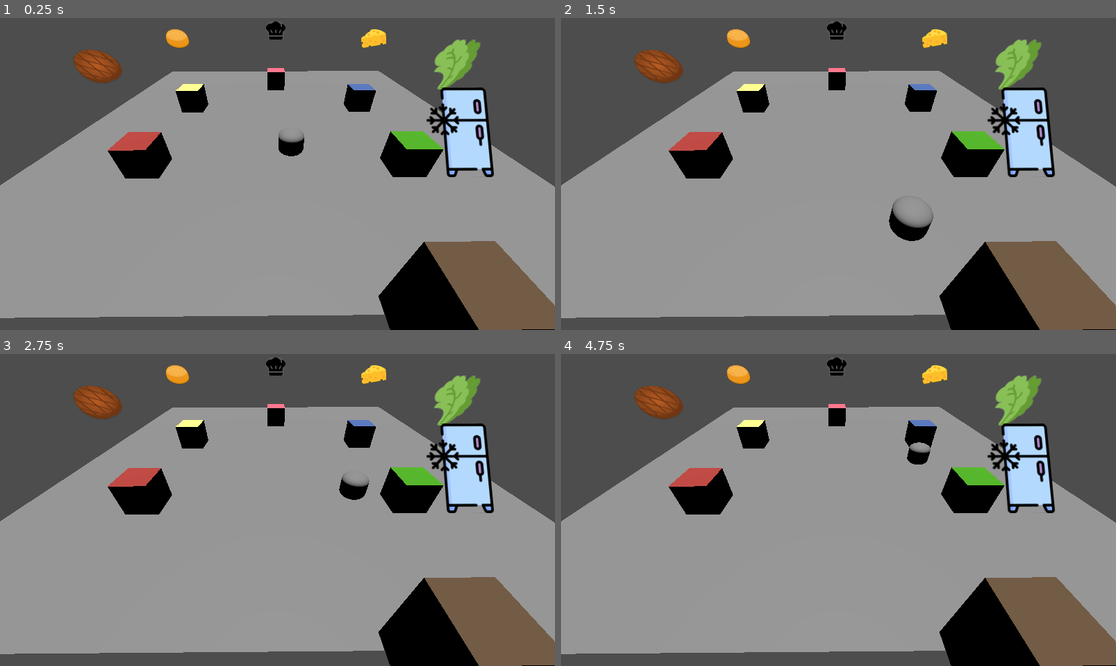
Above: before the commit, frames 1-4 (two rows, left to right).
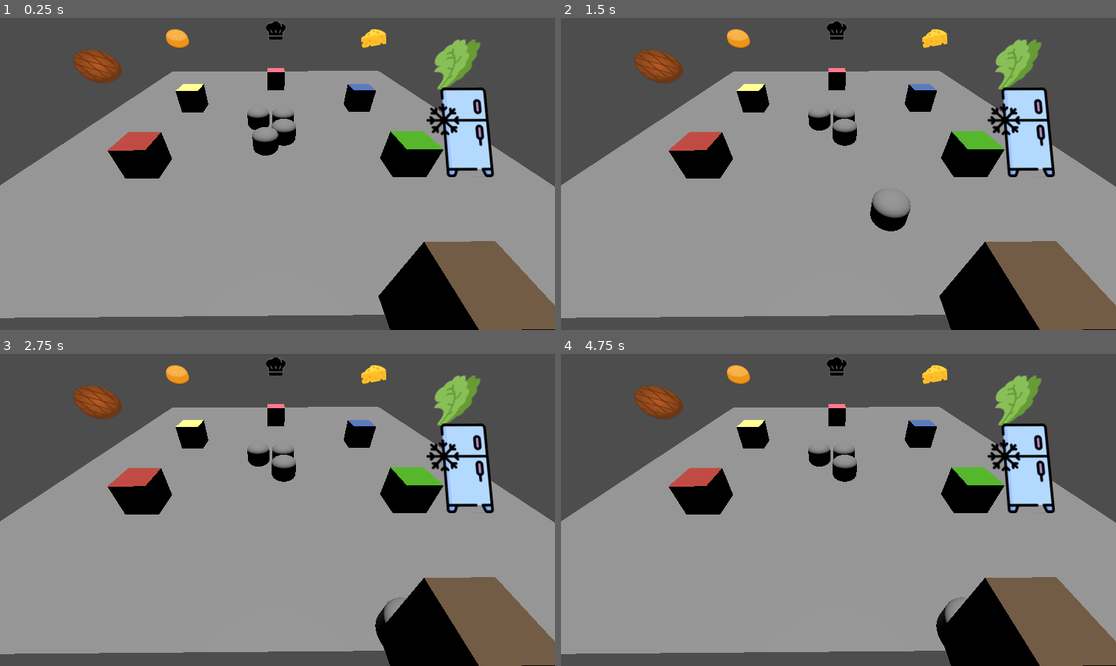
Above: after the commit, the same moments.

Repository: NathanBrx/Undercooked
Game: Godot game, scene res://node_3d.tscn
Two runs of this game, one before a commit and one after it. Both use one fixed random seed, a clock stepped at 60 frames per second and the inputs below.
Inputs:
- Up to frame 1 (0.25 s): no input
- Up to frame 2 (1.5 s): no input
- Up to frame 3 (2.75 s): no input
- Up to frame 4 (4.75 s): no input

The runs differ from the first frame. In frame 1, 0.8% of the frame differs, in the area x 44-55%, y 29-45%; in frame 2, 1.1%, in the area x 44-68%, y 29-72%; in frame 3, 0.9%; in frame 4, 0.9%.
Error after the commit: Invalid access to property or key 'held_item' on a base object of type 'CharacterBody3D'. (res://station_frigo_manager.gd:29)

Commit message:
nouvelle branche

Diff:
--- a/main/agent.gd
+++ b/main/agent.gd
@@ -6,10 +6,7 @@
 @export var pain_collision:Node3D
 @export var depot_collision:Node3D
 @export var fridge_collision:Node3D
-var fromage_ready = false
-var salade_ready = false
-var steak_ready = false
-var pain_ready = false
+
 var held_item
 var recette
 var next_action
@@ -18,8 +15,6 @@
 var next_ing
 var steak_station_position = Vector3(0, 0, 0)
 
-func _process(delta: float) -> void:
-	algo()
 
 func transforms(ing):
 	if (ing == 'steak'):
@@ -29,31 +24,6 @@
 	if (ing == 'cooked_steak'):
 
 		return 'steak'
-
-func algo():
-
-
-	if (held_item == null):
-		if(fromage_ready):
-			move_to('station_fromage_manager')
-		elif(salade_ready):
-			move_to('station_salade_manager')
-		elif(pain_ready):
-			move_to('station_pain_manager')
-		elif(steak_ready):
-			move_to('station_steak_manager')
-		else :
-			move_to('fridge_manager')
-	if (held_item == 'steak') :
-		move_to('station_steak_manager')
-	if (held_item == 'fromage'):
-		move_to('station_fromage_manager')
-	if (held_item == 'salade'):
-		move_to('station_salade_manager')
-	if (held_item == 'pain'):
-		move_to('station_pain_manager')
-	if (held_item == 'pain toast' or held_item == 'salade essorée' or held_item == 'steak cuit' or held_item == 'fromage fondu'):
-		move_to('station_depot')
 
 func see() :
 	#récupère les états des stations, de la commande
@@ -94,28 +64,5 @@
 		pass
 
 
-func _on_area_frigo_body_entered(body: Node3D) -> void:
-	if (body.is_in_group('Agents')):
-
-		get_from_fridge(origin(next_ing))
-		queue_action.pop_front()
-
-
-
-func _on_station_fromage_manager_fromage_ready() -> void:
-
-	fromage_ready = true
-	print(fromage_ready)
-	 # Replace with function body.
-
-
-func _on_station_cooking_steak_ready() -> void:
-	steak_ready = true
-
-
-func _on_station_salade_manager_salade_ready() -> void:
-	salade_ready = true
-
-
-func _on_station_pain_manager_pain_ready() -> void:
-	pain_ready = true
+func _on_station_frigo_manager_action_to(agent: Variant, dest: Variant) -> void:
+	move_to(dest) # Replace with function body.
--- a/main/game_manager.tscn
+++ b/main/game_manager.tscn
@@ -79,8 +79,8 @@
 [node name="GameManager" type="Node3D" node_paths=PackedStringArray("stations", "character", "sprite")]
 script = ExtResource("1_8jrwq")
 stations = [NodePath("station_pain_manager"), NodePath("station_salade_manager"), NodePath("station_steak_manager"), NodePath("station_fromage_manager"), NodePath("station_depot_manager")]
-character = NodePath("CharacterBody3D")
-sprite = NodePath("CharacterBody3D/MeshInstance3D/Sprite3D")
+character = NodePath("Characters/MatBody")
+sprite = NodePath("Characters/MatBody/MeshInstance3D/Sprite3D")
 
 [node name="station_pain_manager" type="Node3D" parent="."]
 script = ExtResource("4_gth8u")
@@ -190,34 +190,77 @@
 transform = Transform3D(1, 0, 0, 0, 1, 0, 0, 0, 1, 0, 0, -2)
 shape = SubResource("BoxShape3D_i5arm")
 
-[node name="CharacterBody3D" type="CharacterBody3D" parent="." node_paths=PackedStringArray("sprite", "steak_collision", "salade_collision", "fromage_collision", "pain_collision", "depot_collision", "fridge_collision") groups=["Agents"]]
-transform = Transform3D(1.9838924, 0, -5.9604645e-08, 0, 1, 0, 0, 0, 1.9999998, -10.618376, 0.6222768, -9.657757)
+[node name="Characters" type="Node3D" parent="."]
+
+[node name="MatBody" type="CharacterBody3D" parent="Characters" node_paths=PackedStringArray("sprite", "steak_collision", "salade_collision", "fromage_collision", "pain_collision", "depot_collision", "fridge_collision") groups=["Agents"]]
+transform = Transform3D(1.9838924, 0, -5.9604645e-08, 0, 1, 0, 0, 0, 1.9999998, -8.43889, 0.6222768, -9.657757)
 script = ExtResource("7_2tadr")
 sprite = NodePath("MeshInstance3D/Sprite3D")
-steak_collision = NodePath("../station_steak_manager/station_steak/AreaSteak/CollisionSteak")
-salade_collision = NodePath("../station_salade_manager/station_salade/AreaSalade/CollisionSalade")
-fromage_collision = NodePath("../station_fromage_manager/station_fromage/AreaFromage/CollisionFromage")
-pain_collision = NodePath("../station_pain_manager/station_pain/AreaPain/CollisionPain")
-depot_collision = NodePath("../station_depot_manager/station_depot/AreaDepot/CollisionDepot")
-fridge_collision = NodePath("../station_frigo_manager/AreaFrigo/CollisionFrigo")
-
-[node name="MeshInstance3D" type="MeshInstance3D" parent="CharacterBody3D"]
-mesh = SubResource("CapsuleMesh_a0tk4")
-
-[node name="Sprite3D" type="Sprite3D" parent="CharacterBody3D/MeshInstance3D"]
-transform = Transform3D(0.25, 0, 0, 0, 0.25, 0, 0, 0, 0.25, 0, 2.5, 0)
-
-[node name="CollisionShape3D" type="CollisionShape3D" parent="CharacterBody3D"]
-shape = SubResource("ConvexPolygonShape3D_r3fl7")
-
-[connection signal="pain_ready" from="station_pain_manager" to="CharacterBody3D" method="_on_station_pain_manager_pain_ready"]
+steak_collision = NodePath("../../station_steak_manager/station_steak/AreaSteak/CollisionSteak")
+salade_collision = NodePath("../../station_salade_manager/station_salade/AreaSalade/CollisionSalade")
+fromage_collision = NodePath("../../station_fromage_manager/station_fromage/AreaFromage/CollisionFromage")
+pain_collision = NodePath("../../station_pain_manager/station_pain/AreaPain/CollisionPain")
+depot_collision = NodePath("../../station_depot_manager/station_depot/AreaDepot/CollisionDepot")
+fridge_collision = NodePath("../../station_frigo_manager/AreaFrigo/CollisionFrigo")
+metadata/_edit_group_ = true
+
+[node name="MeshInstance3D" type="MeshInstance3D" parent="Characters/MatBody"]
+mesh = SubResource("CapsuleMesh_a0tk4")
+
+[node name="Sprite3D" type="Sprite3D" parent="Characters/MatBody/MeshInstance3D"]
+transform = Transform3D(0.25, 0, 0, 0, 0.25, 0, 0, 0, 0.25, 0, 2.5, 0)
+
+[node name="CollisionShape3D" type="CollisionShape3D" parent="Characters/MatBody"]
+shape = SubResource("ConvexPolygonShape3D_r3fl7")
+
+[node name="NatBody" type="CharacterBody3D" parent="Characters" groups=["Agents"]]
+transform = Transform3D(1.9838924, 0, -5.9604645e-08, 0, 1, 0, 0, 0, 1.9999998, -10.618376, 0.6222768, -7.1063557)
+metadata/_edit_group_ = true
+
+[node name="MeshInstance3D" type="MeshInstance3D" parent="Characters/NatBody"]
+mesh = SubResource("CapsuleMesh_a0tk4")
+
+[node name="Sprite3D" type="Sprite3D" parent="Characters/NatBody/MeshInstance3D"]
+transform = Transform3D(0.25, 0, 0, 0, 0.25, 0, 0, 0, 0.25, 0, 2.5, 0)
+
+[node name="CollisionShape3D" type="CollisionShape3D" parent="Characters/NatBody"]
+shape = SubResource("ConvexPolygonShape3D_r3fl7")
+
+[node name="IliBody" type="CharacterBody3D" parent="Characters" groups=["Agents"]]
+transform = Transform3D(1.9838924, 0, -5.9604645e-08, 0, 1, 0, 0, 0, 1.9999998, -8.375052, 0.6222768, -7.055072)
+metadata/_edit_group_ = true
+
+[node name="MeshInstance3D" type="MeshInstance3D" parent="Characters/IliBody"]
+mesh = SubResource("CapsuleMesh_a0tk4")
+
+[node name="Sprite3D" type="Sprite3D" parent="Characters/IliBody/MeshInstance3D"]
+transform = Transform3D(0.25, 0, 0, 0, 0.25, 0, 0, 0, 0.25, 0, 2.5, 0)
+
+[node name="CollisionShape3D" type="CollisionShape3D" parent="Characters/IliBody"]
+shape = SubResource("ConvexPolygonShape3D_r3fl7")
+
+[node name="ArtBody" type="CharacterBody3D" parent="Characters" groups=["Agents"]]
+transform = Transform3D(1.9838924, 0, -5.9604645e-08, 0, 1, 0, 0, 0, 1.9999998, -10.618376, 0.6222768, -9.657757)
+metadata/_edit_group_ = true
+
+[node name="MeshInstance3D" type="MeshInstance3D" parent="Characters/ArtBody"]
+mesh = SubResource("CapsuleMesh_a0tk4")
+
+[node name="Sprite3D" type="Sprite3D" parent="Characters/ArtBody/MeshInstance3D"]
+transform = Transform3D(0.25, 0, 0, 0, 0.25, 0, 0, 0, 0.25, 0, 2.5, 0)
+
+[node name="CollisionShape3D" type="CollisionShape3D" parent="Characters/ArtBody"]
+shape = SubResource("ConvexPolygonShape3D_r3fl7")
+
+[connection signal="pain_ready" from="station_pain_manager" to="Characters/MatBody" method="_on_station_pain_manager_pain_ready"]
 [connection signal="body_entered" from="station_pain_manager/station_pain/AreaPain" to="station_pain_manager" method="_on_area_pain_body_entered"]
-[connection signal="salade_ready" from="station_salade_manager" to="CharacterBody3D" method="_on_station_salade_manager_salade_ready"]
+[connection signal="salade_ready" from="station_salade_manager" to="Characters/MatBody" method="_on_station_salade_manager_salade_ready"]
 [connection signal="body_entered" from="station_salade_manager/station_salade/AreaSalade" to="station_salade_manager" method="_on_area_salade_body_entered"]
-[connection signal="steak_ready" from="station_steak_manager" to="CharacterBody3D" method="_on_station_cooking_steak_ready"]
+[connection signal="steak_ready" from="station_steak_manager" to="Characters/MatBody" method="_on_station_cooking_steak_ready"]
 [connection signal="body_entered" from="station_steak_manager/station_steak/AreaSteak" to="station_steak_manager" method="_on_area_steak_body_entered"]
-[connection signal="fromage_ready" from="station_fromage_manager" to="CharacterBody3D" method="_on_station_fromage_manager_fromage_ready"]
+[connection signal="fromage_ready" from="station_fromage_manager" to="Characters/MatBody" method="_on_station_fromage_manager_fromage_ready"]
 [connection signal="body_entered" from="station_fromage_manager/station_fromage/AreaFromage" to="station_fromage_manager" method="_on_area_fromage_body_entered"]
 [connection signal="body_entered" from="station_depot_manager/station_depot/AreaDepot" to="station_depot_manager" method="_on_area_depot_body_entered"]
+[connection signal="action_to" from="station_frigo_manager" to="Characters/MatBody" method="_on_station_frigo_manager_action_to"]
 [connection signal="body_entered" from="station_frigo_manager/AreaFrigo" to="station_frigo_manager" method="_on_area_frigo_body_entered"]
-[connection signal="body_entered" from="station_frigo_manager/AreaFrigo" to="CharacterBody3D" method="_on_area_frigo_body_entered"]
+[connection signal="body_entered" from="station_frigo_manager/AreaFrigo" to="Characters/MatBody" method="_on_area_frigo_body_entered"]
--- a/main/station_frigo_manager.gd
+++ b/main/station_frigo_manager.gd
@@ -1,11 +1,83 @@
 extends Node3D
+var fromage_ready = false
+var salade_ready = false
+var steak_ready = false
+var pain_ready = false
+var recette
+var list_agent
+var Mat
+var Mat_item
+var Nat
+var Ili
+var Art
+var etatAgents
+signal action_to(agent,dest)
 
-var ingredients = ["salade", "steak", "fromage","pain"]
+
+
+
+var ingredients = ["salade", "steak", "fromage"]
+
+func _ready() -> void:
+	if (recette == null):
+		recette = generate_recipe()
+	list_agent =  get_tree().get_nodes_in_group("Agents")
+	Mat = list_agent[0]
+	Nat = list_agent[1]
+	Ili = list_agent[2]
+	Art = list_agent[3]
+	etatAgents = { Mat.name: Mat.held_item, Nat.name: Nat.held_item, Ili.name : Ili.held_item, Art.name : Art.held_item}
+
+func generate_recipe():
+	var recipe = []
+	var nb_ingredient = randi_range(1,5)
+	for i in range(nb_ingredient):
+		recipe.append(ingredients.pick_random())
+	return recipe
 
 func _on_area_frigo_body_entered(body: Node3D) -> void:
 	if body.is_in_group("Agents") :
 		body.get_from_fridge(pop_random(ingredients))
+func transforms(ing):
+	if (ing == 'steak'):
+		return 'station_steak_manager'
+func origin(ing):
+	if (ing == 'cooked_steak'):
+		return 'steak'
 
+func get_etat_agent(agent):
+	return etatAgents[agent.name]
+
+
+func _process(delta: float) -> void:
+	Mat_item = get_etat_agent(Mat)
+	if (Mat_item == null):
+		if (fromage_ready == false and salade_ready == false and steak_ready == false and pain_ready == false):
+			action_to.emit(Mat,'fridge_manager')
+
+
+
+
+
+
+
+func _on_station_fromage_manager_fromage_ready() -> void:
+
+	fromage_ready = true
+	print(fromage_ready)
+	 # Replace with function body.
+
+
+func _on_station_cooking_steak_ready() -> void:
+	steak_ready = true
+
+
+func _on_station_salade_manager_salade_ready() -> void:
+	salade_ready = true
+
+
+func _on_station_pain_manager_pain_ready() -> void:
+	pain_ready = true
 
 func pop_random(array: Array):
 	# Safety check: Can't pop from an empty array.
